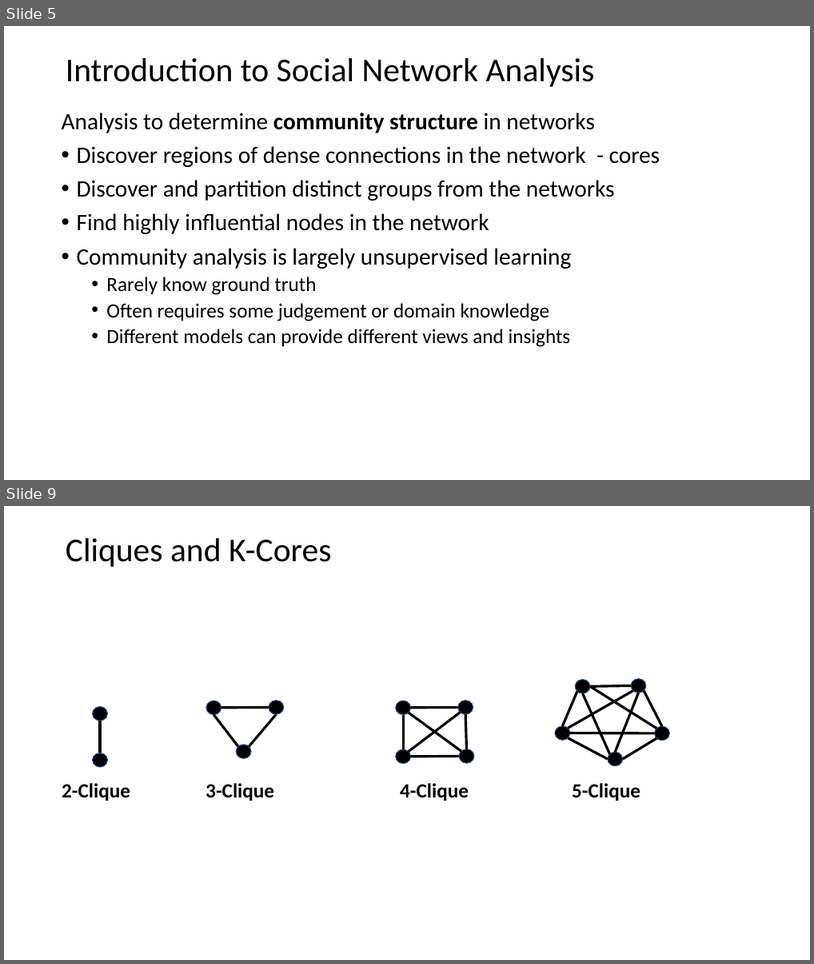
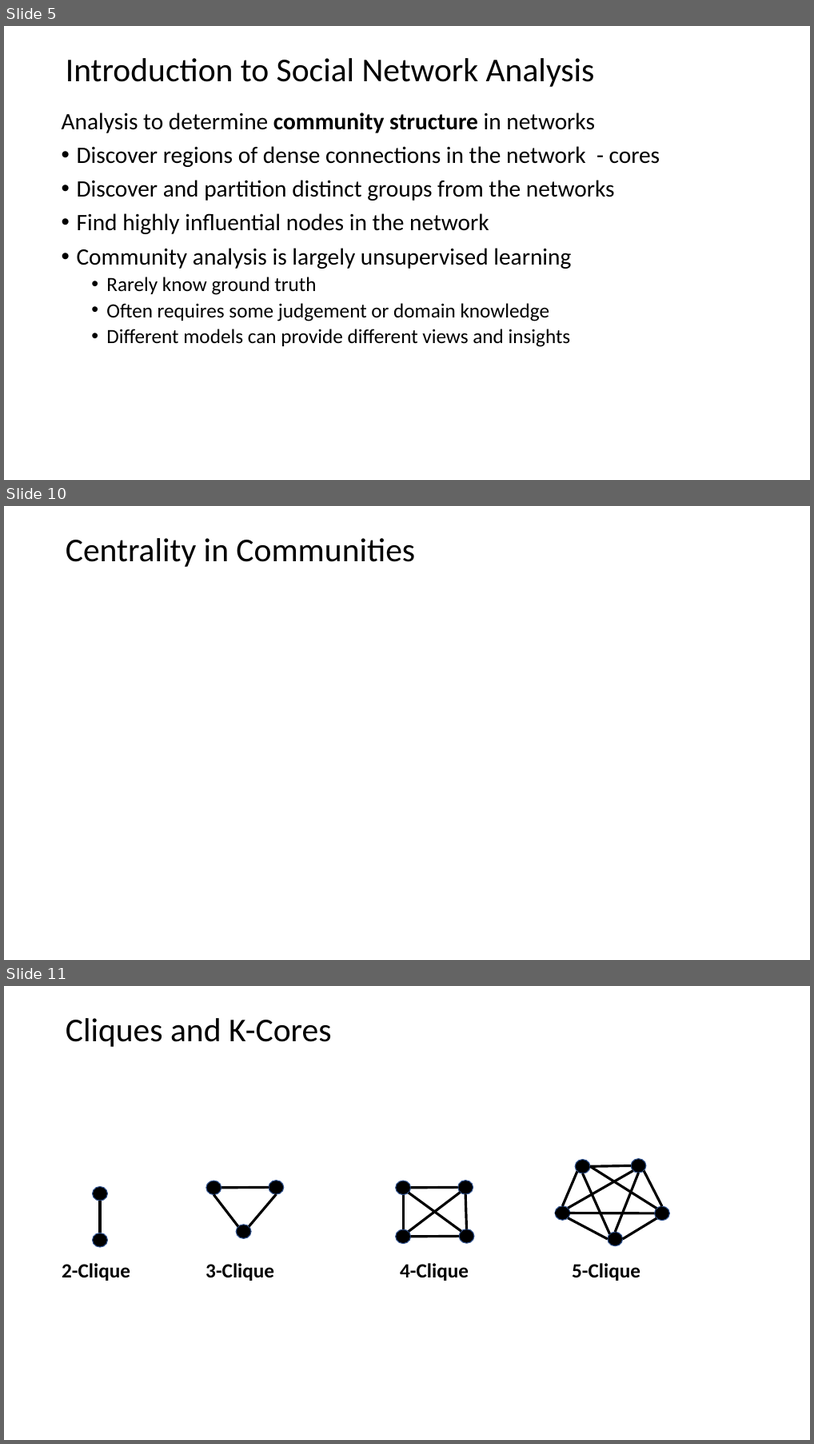
Before and after one commit to StephenElston/CSCI-E-108, a slide deck: slides/9_SocialNetworkAnalysis.pptx. Shown one above the other, each under a label of ours: slides 5 and 9 before the commit, slides 5, 10 and 11 after it; the slides between them are not shown. The pictures are 814x964 and 814x1444 pixels, drawn with LibreOffice and Linux fonts; fonts in the diff are those of the drawing; grey boxes stand for pictures. Boxes give left, top, right and bottom in pixels: in the first picture for what was removed or moved away, otherwise in the second. Text is boxed around its words. In the diff, an @@ line names an element or a change of style, - is before the commit and + after.

```diff
--- a/slides/9_SocialNetworkAnalysis.pptx
+++ b/slides/9_SocialNetworkAnalysis.pptx
@@ slide 10 added at (4, 506, 810, 960), background #FFFFFF @@
@@ title added at (66, 538, 415, 567), 39.6 pt, text #000000 @@
+Centrality in Communities
@@ what was slide 9 is now slide 11 @@
```
Also in this commit, not shown: 9 slides changed, 3 other slides added.
